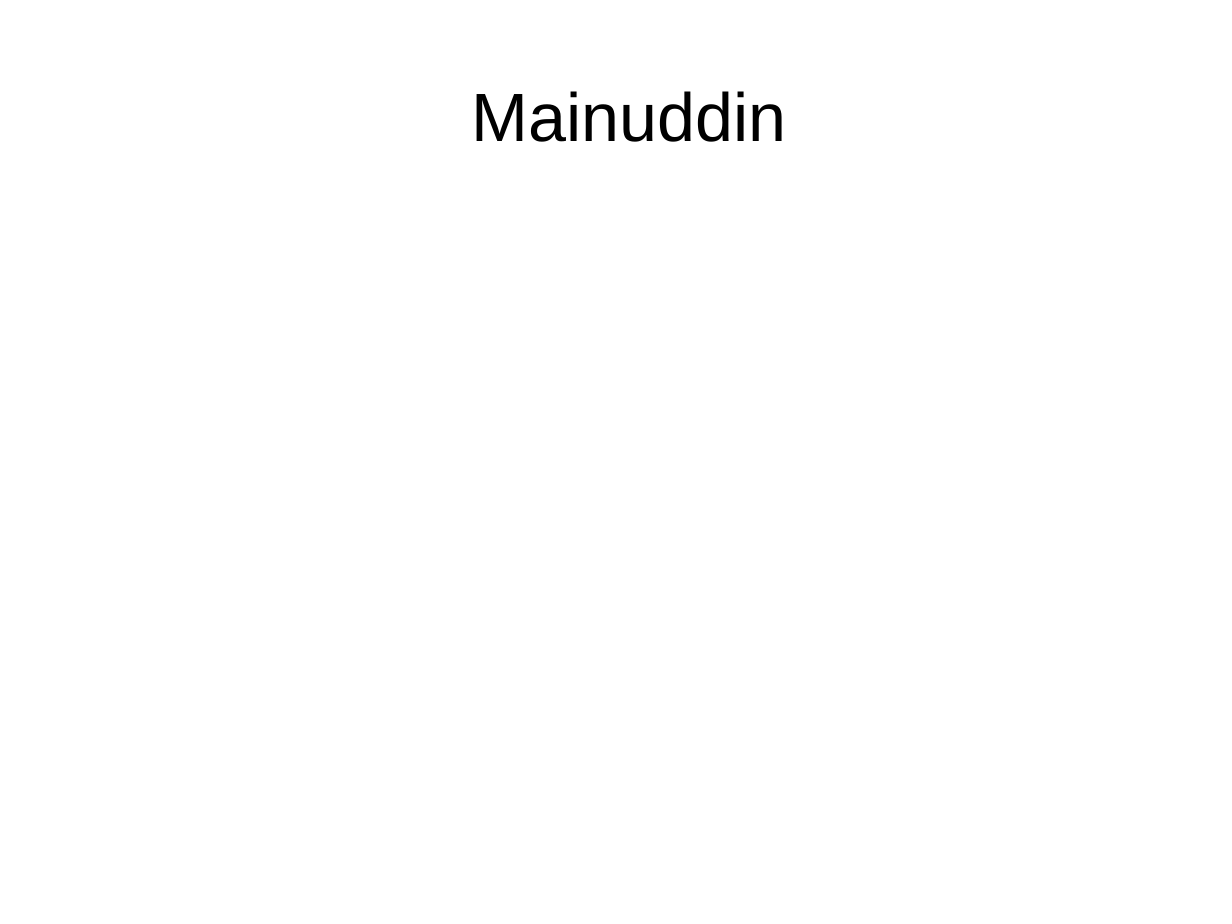
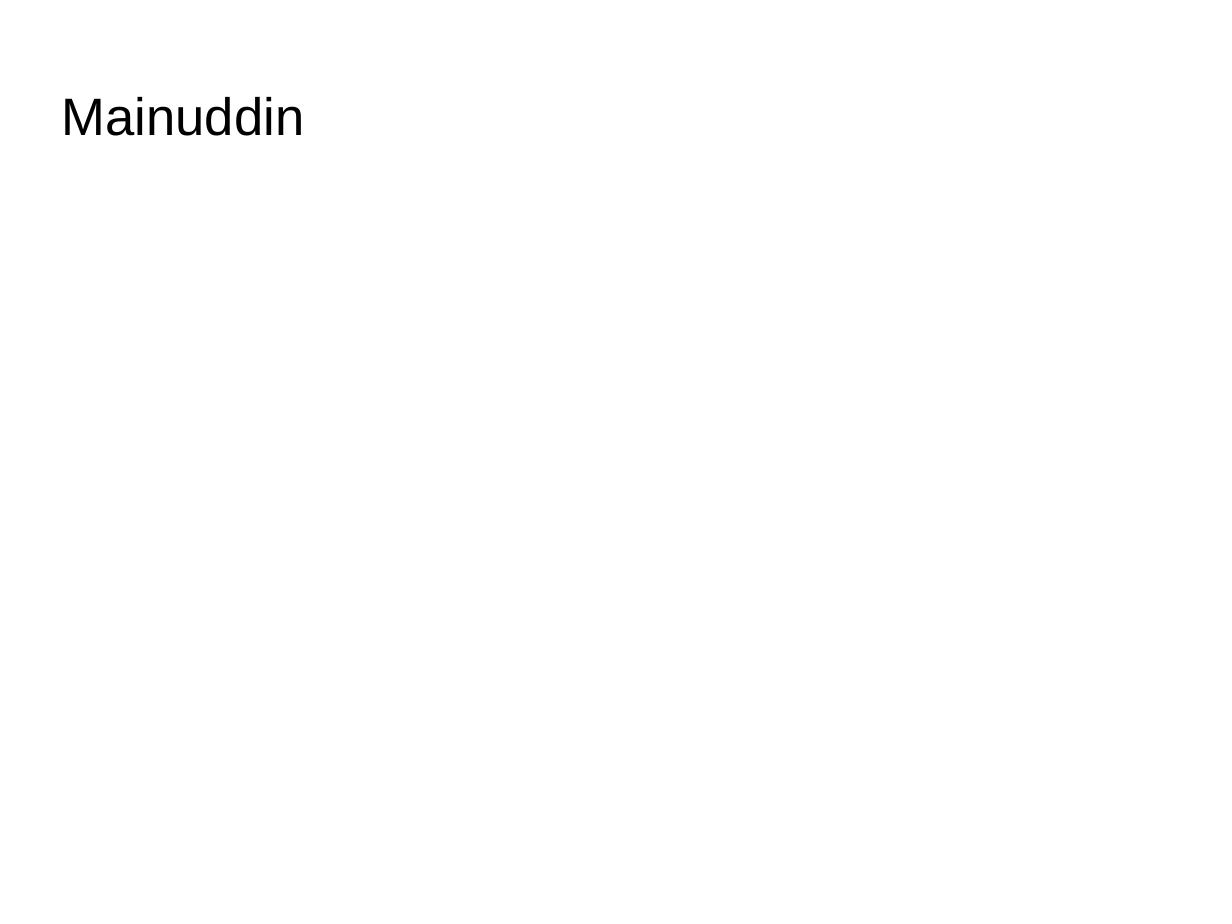
Before and after one commit to ztimmerman/kikoda_contest, a slide deck: slide 8 of presentation.odp. Drawn at 1232x924 pixels with LibreOffice and Linux fonts; fonts in the diff are those of the drawing; background and template pictures are left out. Boxes give left, top, right and bottom in pixels: in the first picture for what was removed or moved away, otherwise in the second. Text is boxed around its words. In the diff, an @@ line names an element or a change of style, - is before the commit and + after.

Commit message:
Added design to slides. Shiny!

```diff
--- a/presentation.odp
+++ b/presentation.odp
@@ title "Mainuddin": place and size @@
-title "Mainuddin" at box(471, 91, 786, 142)
+title "Mainuddin" at box(62, 97, 305, 136)
@@ title "Mainuddin" at box(62, 97, 305, 136): size 44 to 33.9 pt; alignment centre to left; indent changed @@
```
Also in this commit, not shown: 7 other slides changed.
